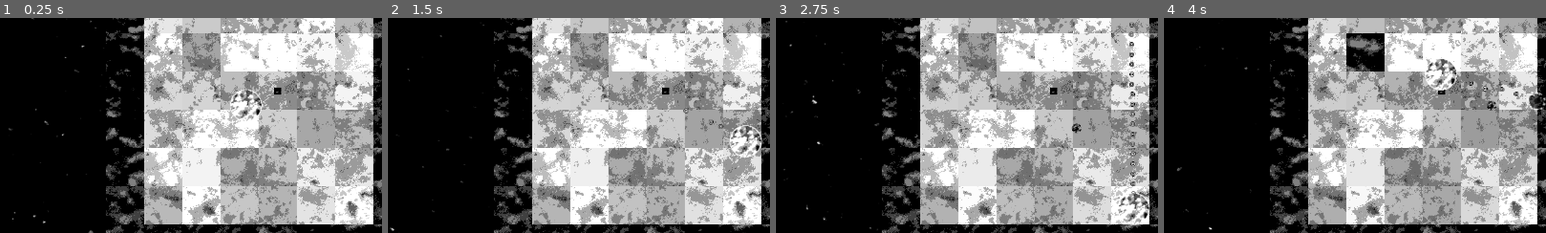
Above: before the commit, frames 1-4 (left to right).
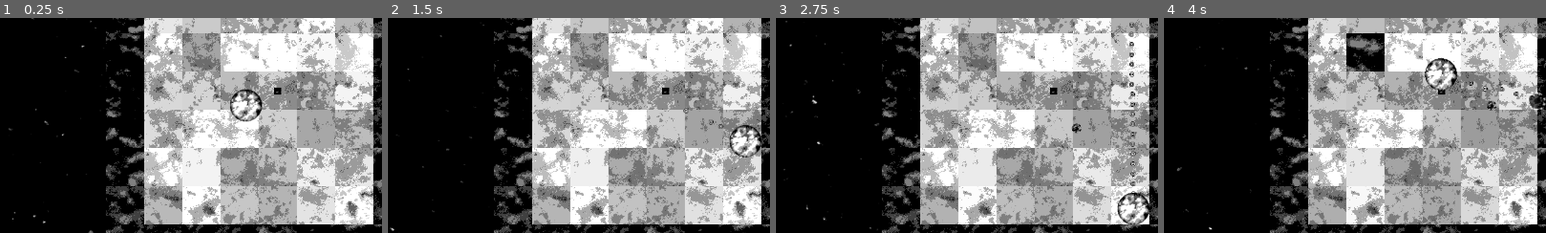
Above: after the commit, the same moments.

Repository: Indivicivet/ludumdare54
Game: Godot game, scene res://ludumdare54.tscn
Same seed, same stepped clock (60 frames per second), same inputs: the game is played once before the commit and once after it.
Inputs (mouse positions are % of the whole screen's width and height, from its top left):
- Up to frame 1 (0.25 s): no input
- Up to frame 2 (1.5 s): move the mouse to (72, 45) at 0.52 s; press the mouse at (72, 45) at 0.53 s; hold Right (right) 0.53-1.28 s; move the mouse to (30, 55) at 1.27 s; release the mouse at (30, 55) at 1.28 s; hold Down (down) from 1.28 s (still down); click (30, 55) at 1.35 s
- Up to frame 3 (2.75 s): move the mouse to (60, 28) at 2.02 s; release Down (down) at 2.03 s; press the mouse at (60, 28) at 2.03 s; hold Right (right) from 2.03 s (still down)
- Up to frame 4 (4 s): move the mouse to (45, 70) at 2.77 s; release Right (right) at 2.78 s; release the mouse at (45, 70) at 2.78 s; hold Up (up) 2.78-3.53 s; click (45, 70) at 2.85 s; move the mouse to (80, 65) at 3.52 s; press the mouse at (80, 65) at 3.53 s; hold Left (left) from 3.53 s (still down)
The pictures show only the part of the screen within x 14-64%, y 29-79%; the shares and areas given below are measured in that part.

The runs differ from the first frame. In frame 1, 0.4% of the frame differs, in the area x 60-69%, y 32-49%; in frame 2, 0.4%; in frame 3, 0.4%; in frame 4, 0.4%.

Commit message:
buff player sprite

Diff:
--- a/play_region.tscn
+++ b/play_region.tscn
@@ -8,8 +8,8 @@
 [ext_resource type="Script" path="res://scripts/enemy_spawner.gd" id="7_775sp"]
 [ext_resource type="Script" path="res://scripts/navigation_active_tiles.gd" id="7_ivpq0"]
 [ext_resource type="AudioStream" uid="uid://dywjwuj4uq6l2" path="res://sfx/genericexplosion0001.wav" id="7_x48ig"]
+[ext_resource type="Texture2D" uid="uid://dn1dtlaqbq5sr" path="res://graphics/player_0004__P2000287.png" id="8_0grxu"]
 [ext_resource type="Script" path="res://scripts/score_dependent_timer.gd" id="8_adhp6"]
-[ext_resource type="Texture2D" uid="uid://dmaeex6irvlwl" path="res://graphics/player_0003__P2000287.png" id="8_k3siv"]
 [ext_resource type="Texture2D" uid="uid://cyx66v7t784tj" path="res://graphics/tex2_0001__P2000288.png" id="9_xhior"]
 [ext_resource type="AudioStream" uid="uid://dmnxvh5oj8nrq" path="res://sfx/enemyspawn0001.wav" id="10_yhfqt"]
 
@@ -243,7 +243,7 @@
 
 [node name="Sprite2D" type="Sprite2D" parent="player"]
 scale = Vector2(1.03, 1.03)
-texture = ExtResource("8_k3siv")
+texture = ExtResource("8_0grxu")
 
 [node name="gun1" type="Node2D" parent="player"]
 script = ExtResource("5_stter")
Binary file added: graphics/player_0004__P2000287.png
Not shown, added: graphics/player_0004__P2000287.png.import
